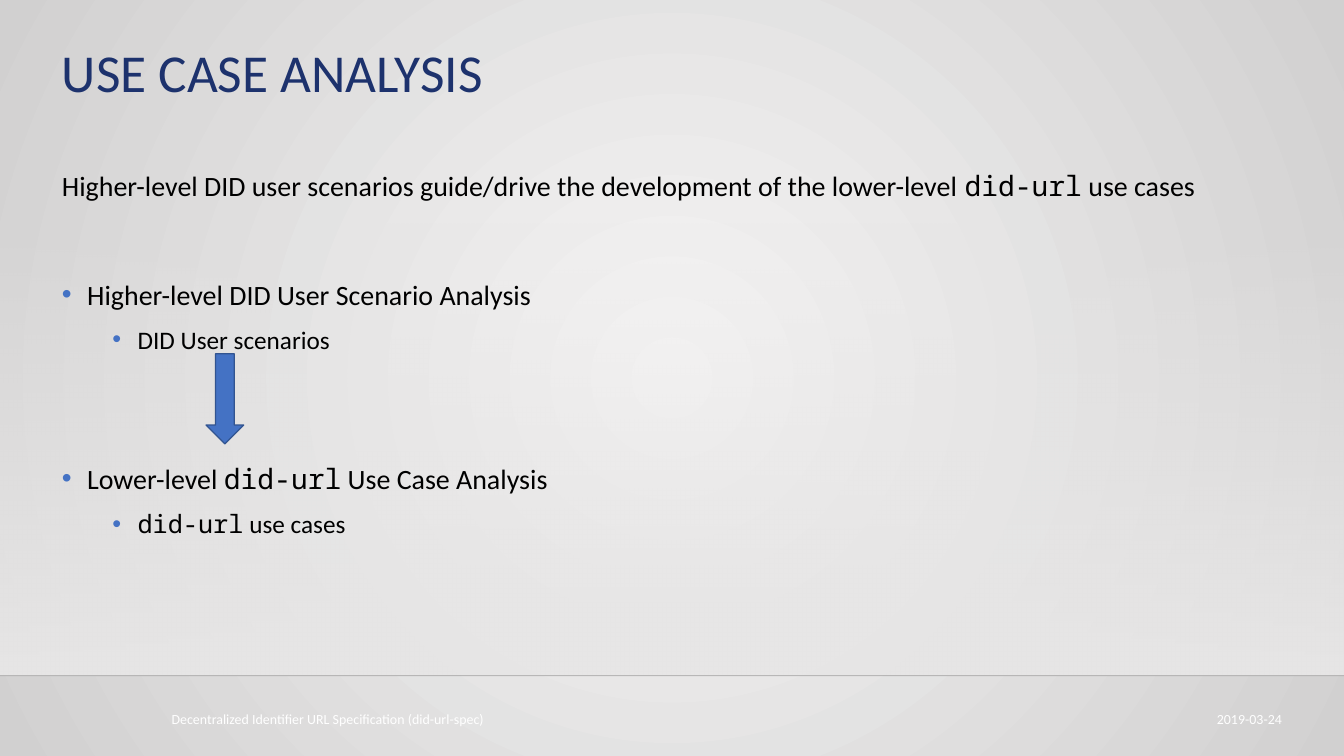
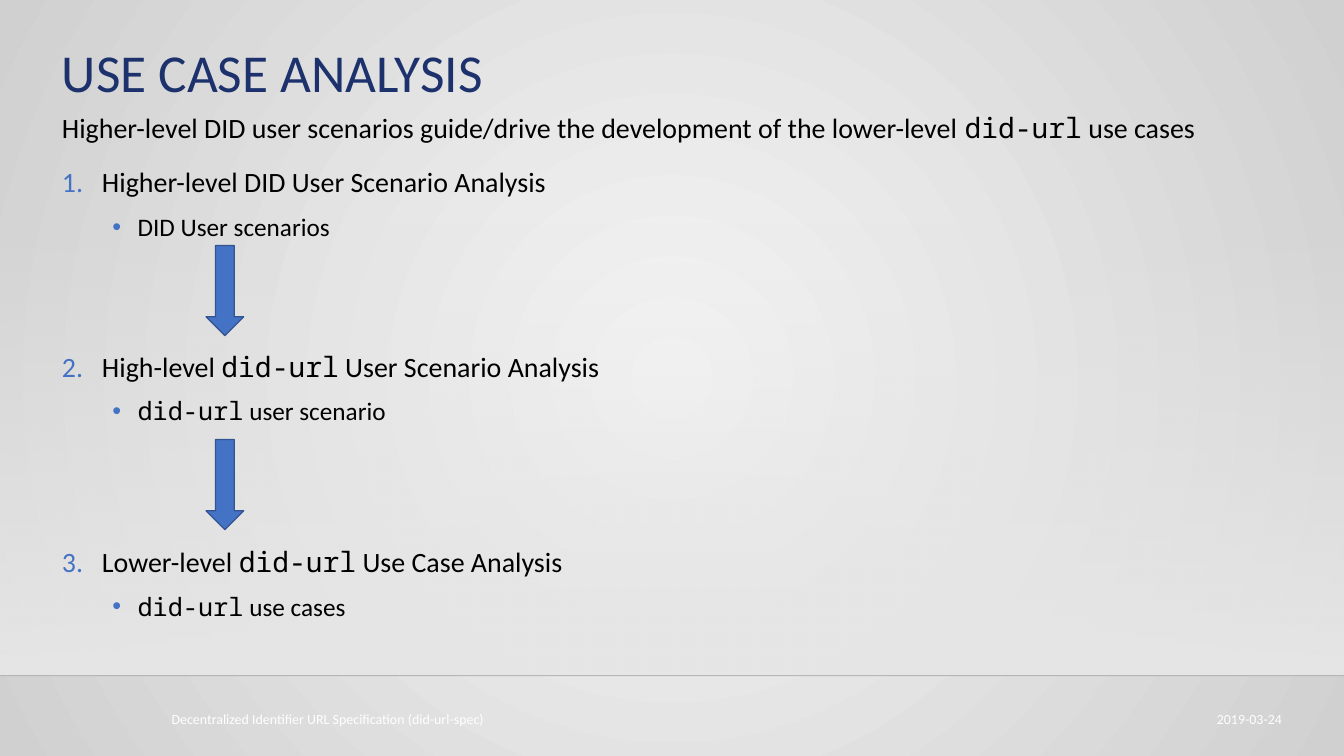
Before and after one commit to mwherman2000/did-uri-spec, a slide deck: slide 35 of src/HBB-did-url-spec v0.6.pptx. Drawn at 1344x756 pixels with LibreOffice and Linux fonts; fonts in the diff are those of the drawing; background and template pictures are left out. Boxes give left, top, right and bottom in pixels: in the first picture for what was removed or moved away, otherwise in the second. Text is boxed around its words. In the diff, an @@ line names an element or a change of style, - is before the commit and + after.

Commit message:
Updated PPTX

```diff
--- a/src/HBB-did-url-spec v0.6.pptx
+++ b/src/HBB-did-url-spec v0.6.pptx
@@ text "Higher-level DID user scenarios guide/drive ...": place and size @@
-text "Higher-level DID user scenarios guide/drive ..." at <box>62,174,1195,534</box>
+text "Higher-level DID user scenarios guide/drive ..." at <box>62,116,1195,617</box>
@@ text at <box>102,172,562,577</box>: bullet • to 1. @@
@@ down arrow: place and size @@
-down arrow at <box>206,354,244,444</box>
+down arrow at <box>206,245,244,336</box>
@@ text at <box>102,355,599,421</box>: paragraphs added @@
+2. High-level did-url User Scenario Analysis
+  • did-url user scenario
@@ down arrow added at <box>206,439,244,530</box>, fill #4472C4, outline #325491 1.25 pt @@
```
Also in this commit, not shown: 5 other slides changed, 1 slide added.
